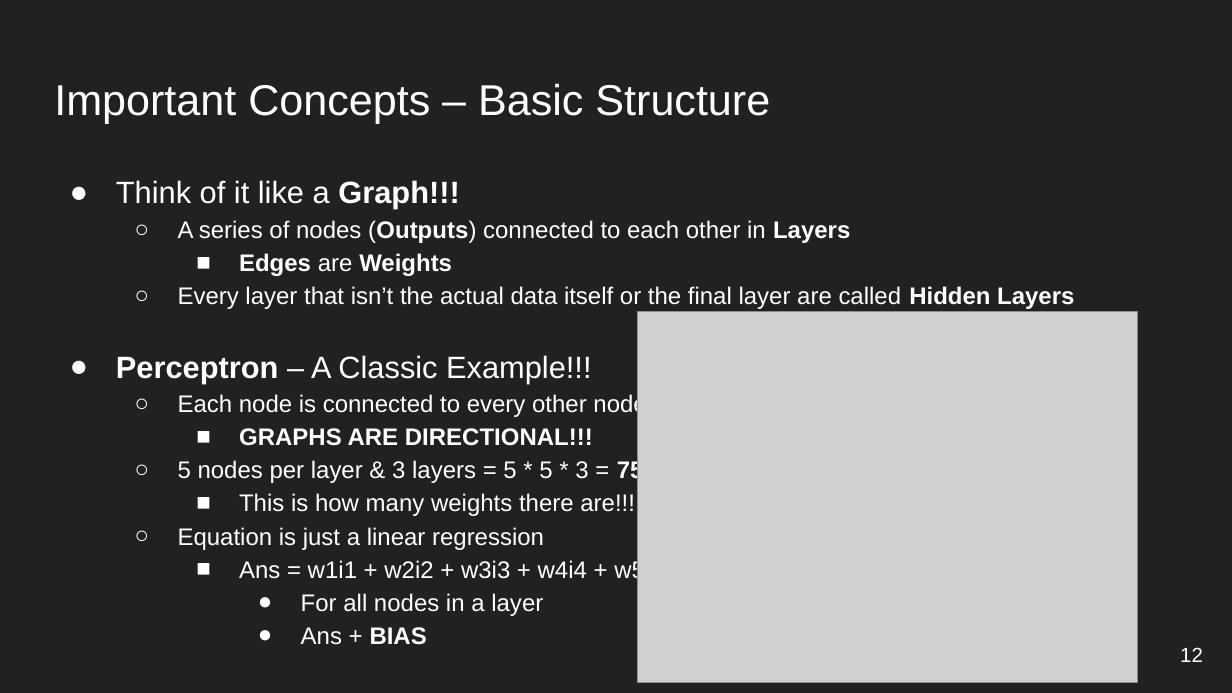
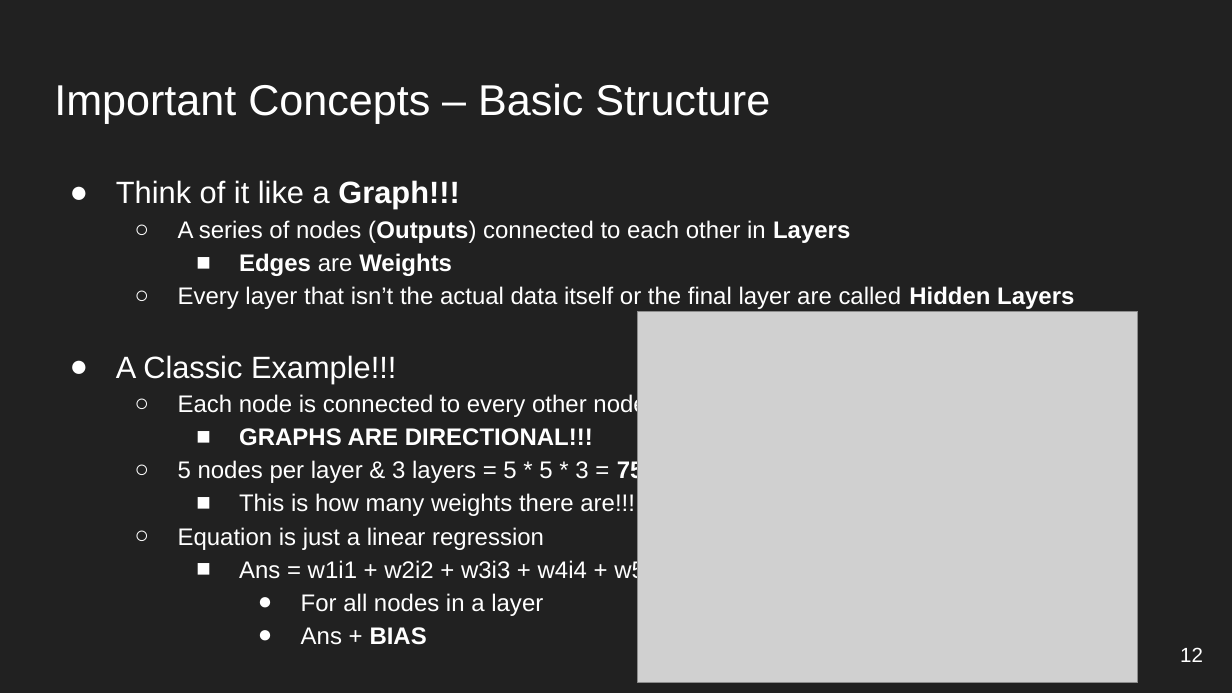
Before and after one commit to AlejandroCiuba/Guest_Lecture_LING1330, a slide deck: slide 12 of Lecture on Machine Translation, Alejandro Ciuba.pptx. Drawn at 1232x693 pixels with LibreOffice and Linux fonts; fonts in the diff are those of the drawing; grey boxes stand for pictures. Boxes give left, top, right and bottom in pixels: in the first picture for what was removed or moved away, otherwise in the second. Text is boxed around its words. In the diff, an @@ line names an element or a change of style, - is before the commit and + after.

```diff
--- a/Lecture on Machine Translation, Alejandro Ciuba.pptx
+++ b/Lecture on Machine Translation, Alejandro Ciuba.pptx
@@ text at [116,355,396,384]: text changed @@
-● Perceptron – A Classic Example!!!
+● A Classic Example!!!
```
Also in this commit, not shown: 2 other slides changed, 1 other file.
